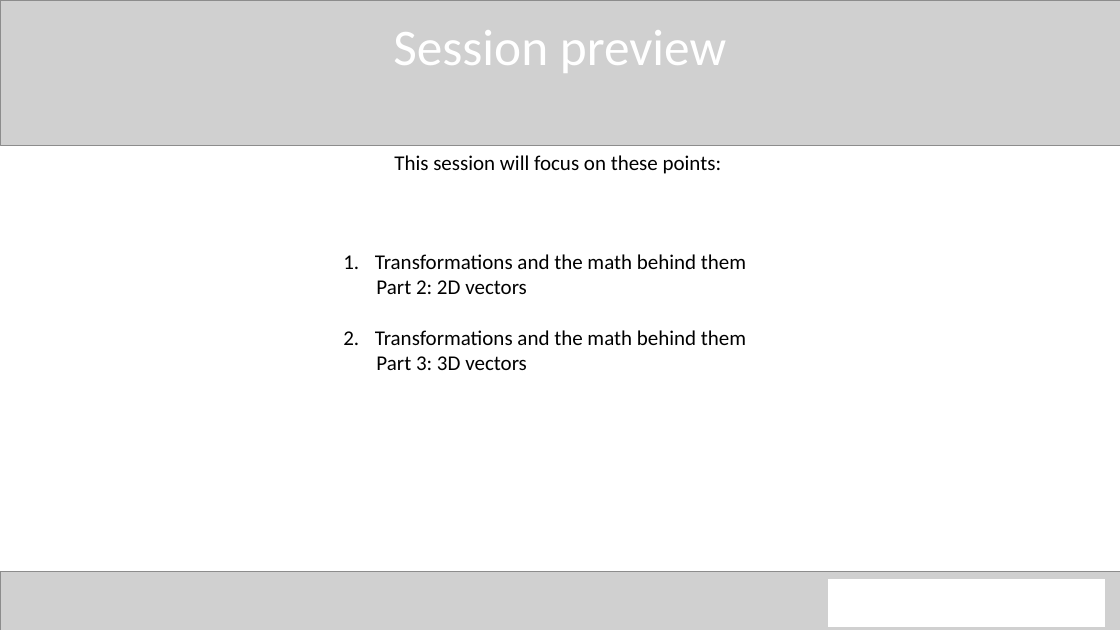
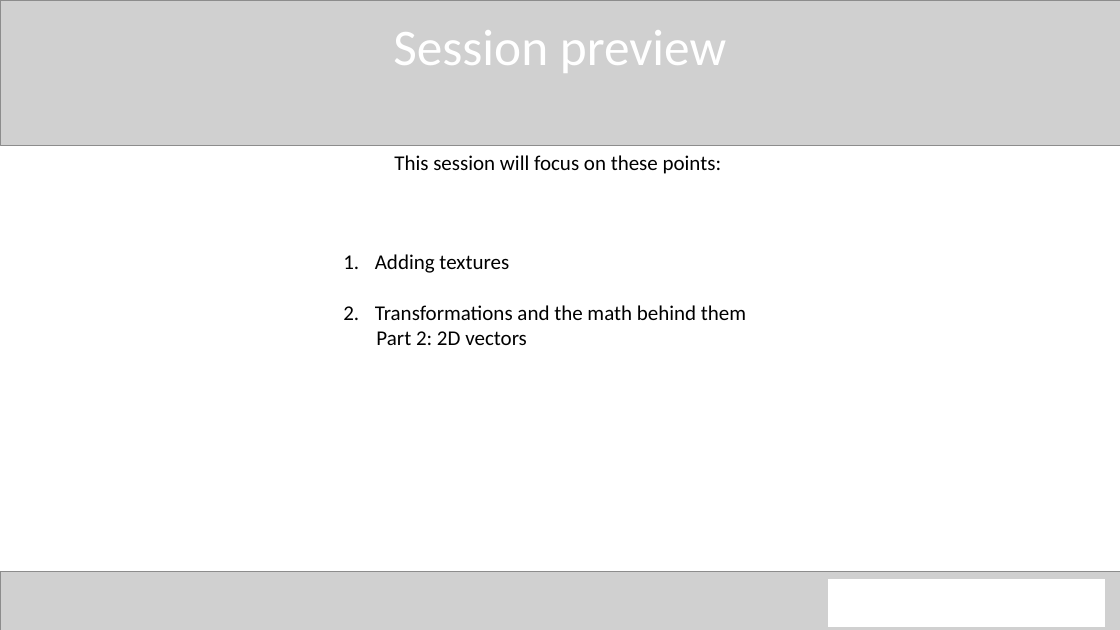
Before and after one commit to QuincyJacobs/WebGLTutorial, a slide deck: slide 66 of Presentation/Presentation WebGL.pptx. Drawn at 1120x630 pixels with LibreOffice and Linux fonts; fonts in the diff are those of the drawing; grey boxes stand for pictures. Boxes give left, top, right and bottom in pixels: in the first picture for what was removed or moved away, otherwise in the second. Text is boxed around its words. In the diff, an @@ line names an element or a change of style, - is before the commit and + after.

```diff
--- a/Presentation/Presentation WebGL.pptx
+++ b/Presentation/Presentation WebGL.pptx
@@ text at (375, 254, 509, 273): paragraph added @@
+1. Adding textures
@@ text at (375, 330, 746, 370): paragraphs removed @@
-1. Transformations and the math behind them
-Part 3: 3D vectors
```
Also in this commit, not shown: 2 other slides changed, 7 slides added, 3 other files.
